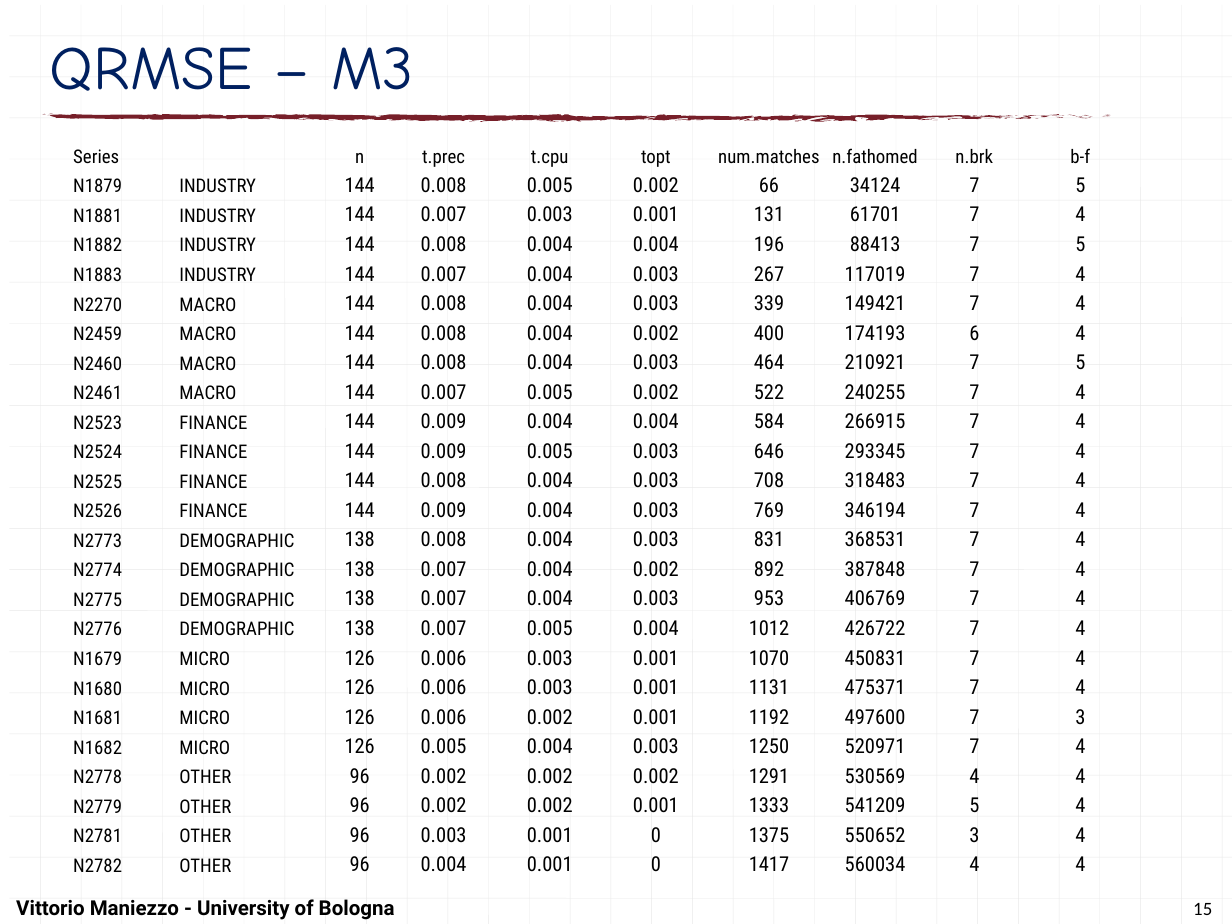
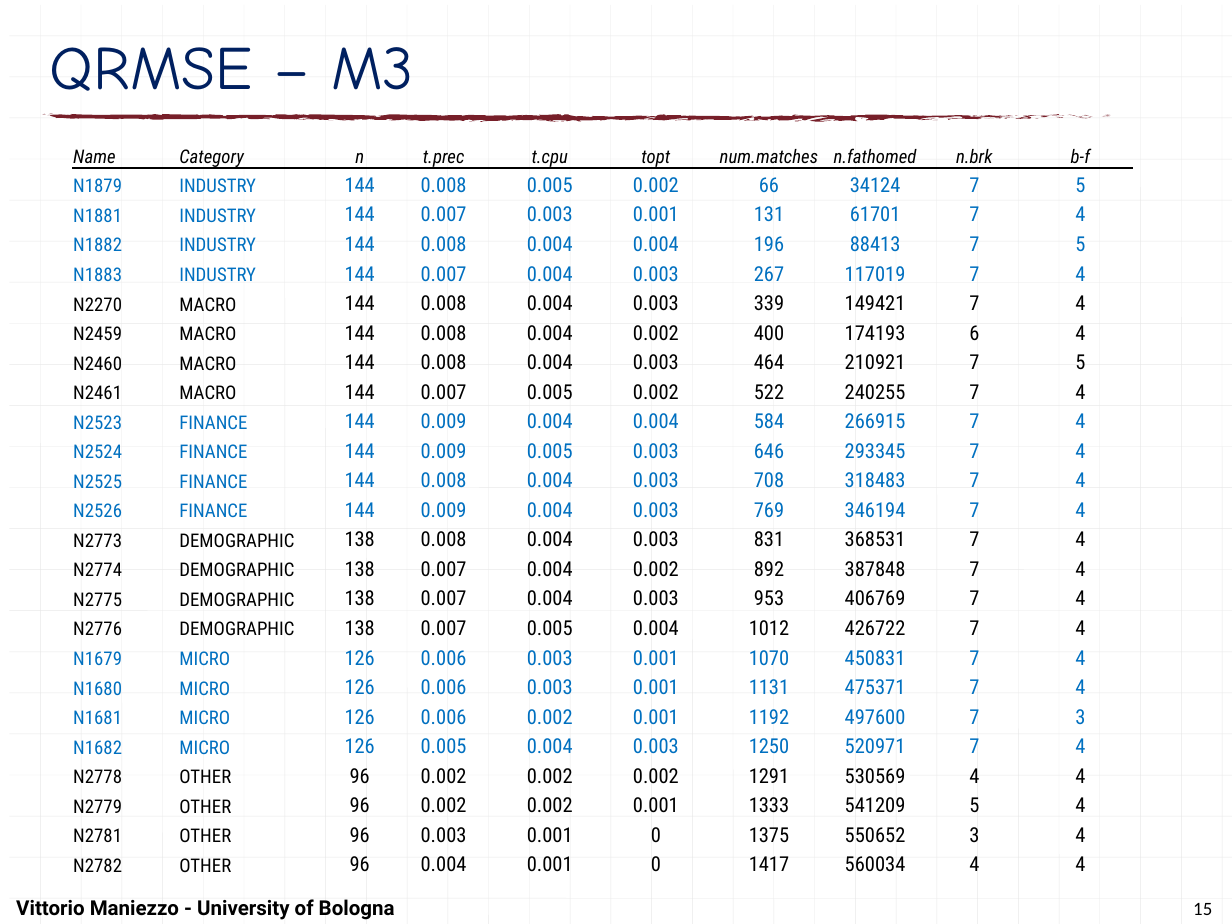
Before and after one commit to maniezzo/segmentation, a slide deck: slide 15 of doc/LION25_F&B/F&Bsegmentation.pptx. Drawn at 1232x924 pixels with LibreOffice and Linux fonts; fonts in the diff are those of the drawing. Boxes give left, top, right and bottom in pixels: in the first picture for what was removed or moved away, otherwise in the second. Text is boxed around its words. In the diff, an @@ line names an element or a change of style, - is before the commit and + after.

```diff
--- a/doc/LION25_F&B/F&Bsegmentation.pptx
+++ b/doc/LION25_F&B/F&Bsegmentation.pptx
@@ table at (73,138,1132,877) @@
-row 1, column 1: Series
+row 1, column 1: Name
-row 1, column 2: 
+row 1, column 2: Category
@@ italic on in "n", "t.prec", "t.cpu", "topt" and 4 more places @@
@@ text colour #000000 to #0070C0 in "N1879", "INDUSTRY", "144", "0.008" and 116 more places @@
@@ borders changed @@
```
Also in this commit, not shown: 10 other slides changed.
